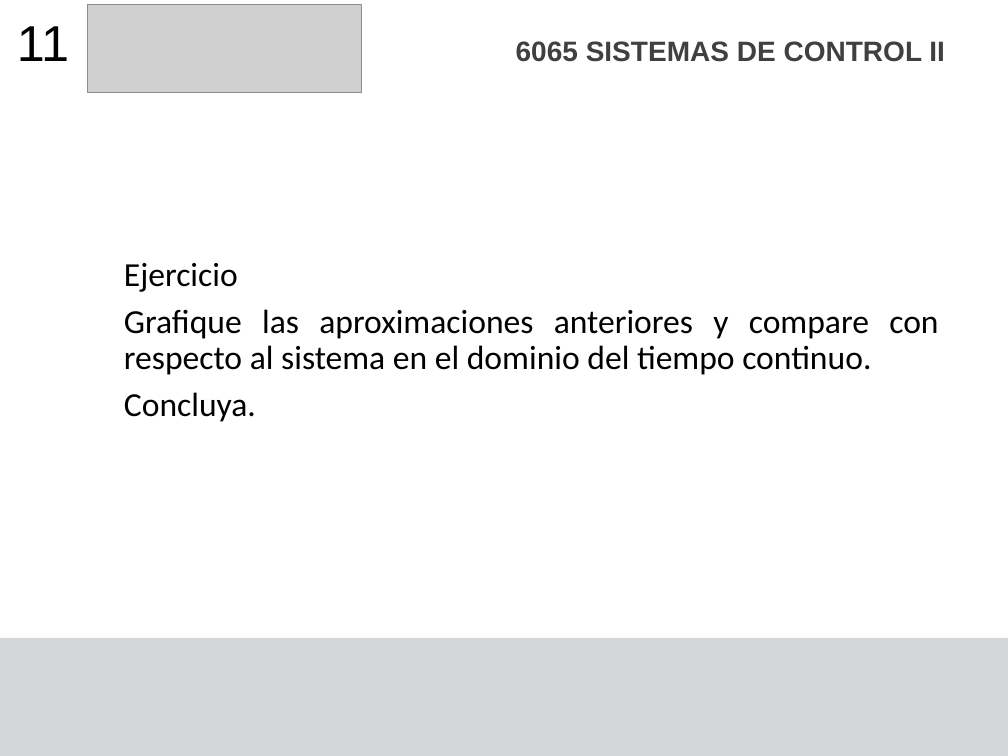
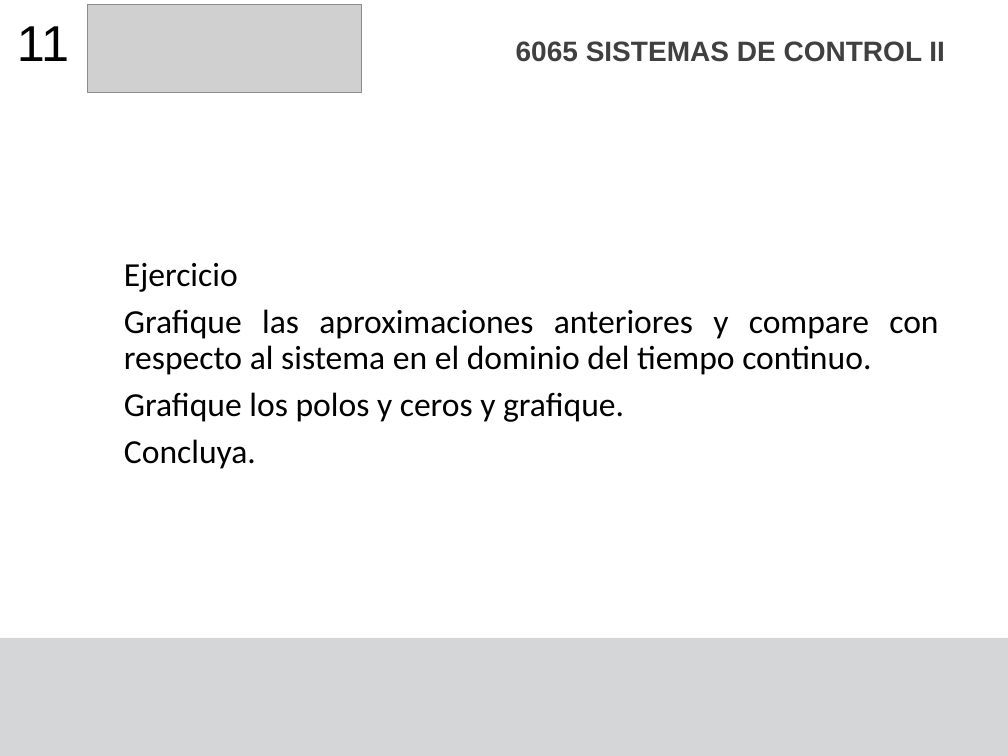
Before and after one commit to F4bian1012/Sistemas-de-Control-II---Ingenier-a-Mecatr-nica, a slide deck: slide 11 of Sesión_5/Discretization_Techniques.pptx. Drawn at 1008x756 pixels with LibreOffice and Linux fonts; fonts in the diff are those of the drawing; grey boxes stand for pictures. Boxes give left, top, right and bottom in pixels: in the first picture for what was removed or moved away, otherwise in the second. Text is boxed around its words. In the diff, an @@ line names an element or a change of style, - is before the commit and + after.

```diff
--- a/Sesión_5/Discretization_Techniques.pptx
+++ b/Sesión_5/Discretization_Techniques.pptx
@@ text at (124,392,624,422): paragraph added @@
+Grafique los polos y ceros y grafique.
```
Also in this commit, not shown: 1 slide added, 1 other file.
